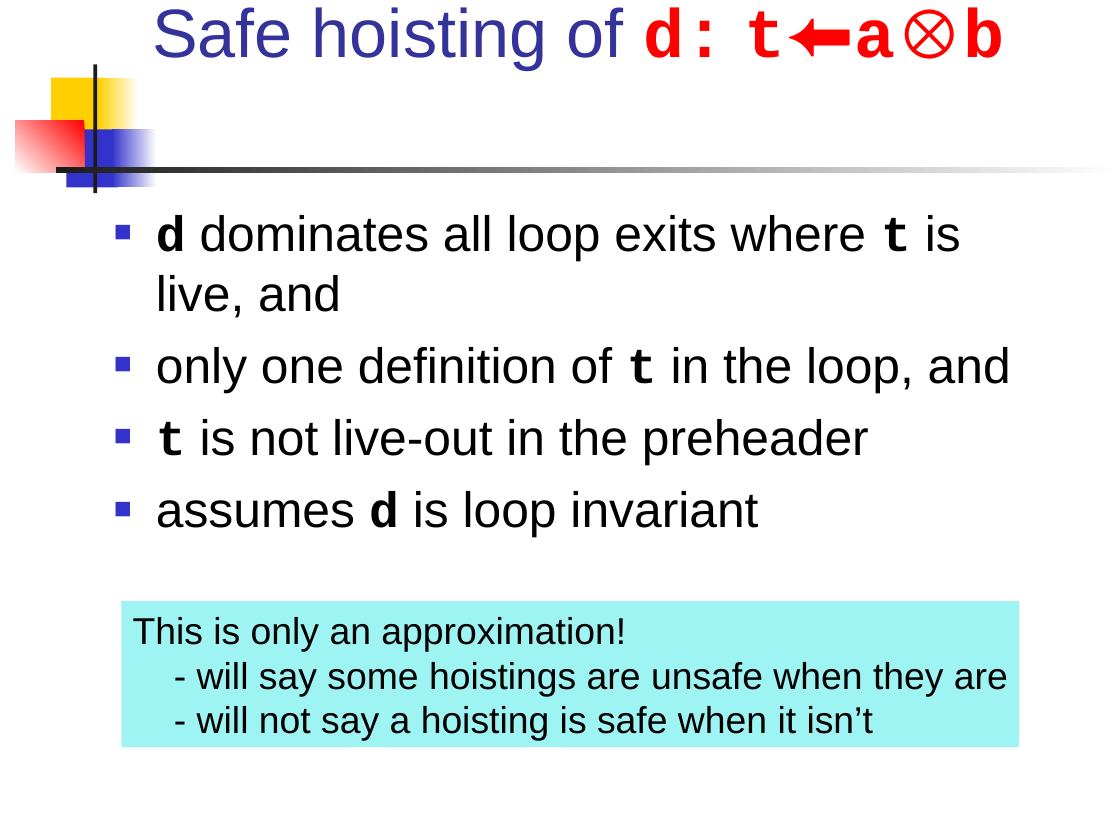
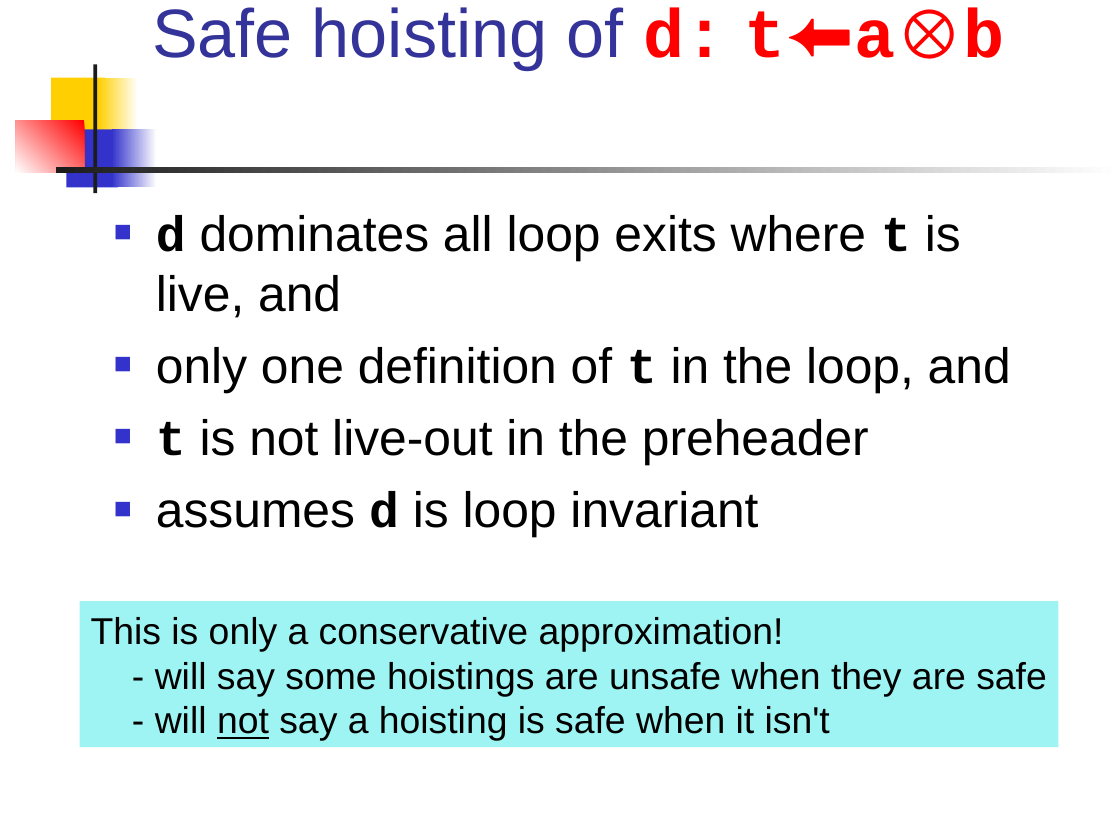
Before and after one commit to harrisonwl/harrisonwl.github.io, a slide deck: slide 32 of assets/courses/compilers/spring2017/slides/LoopOptimizations.ppt. Drawn at 1120x840 pixels with LibreOffice and Linux fonts; fonts in the diff are those of the drawing. Boxes give left, top, right and bottom in pixels: in the first picture for what was removed or moved away, otherwise in the second. Text is boxed around its words. In the diff, an @@ line names an element or a change of style, - is before the commit and + after.

```diff
--- a/assets/courses/compilers/spring2017/slides/LoopOptimizations.ppt
+++ b/assets/courses/compilers/spring2017/slides/LoopOptimizations.ppt
@@ rectangle "This is only a conservative ...": place and size @@
-rectangle "This is only a conservative ..." at [121,601,1019,747]
+rectangle "This is only a conservative ..." at [80,601,1058,747]
@@ text in rectangle at [91,617,1047,741]: text changed @@
-This is only an approximation!
-- will say some hoistings are unsafe when they are
-- will not say a hoisting is safe when it isn’t
+This is only a conservative approximation!
+- will say some hoistings are unsafe when they are safe
+- will not say a hoisting is safe when it isn't
```
Also in this commit, not shown: 9 other slides changed, 3 other files.
